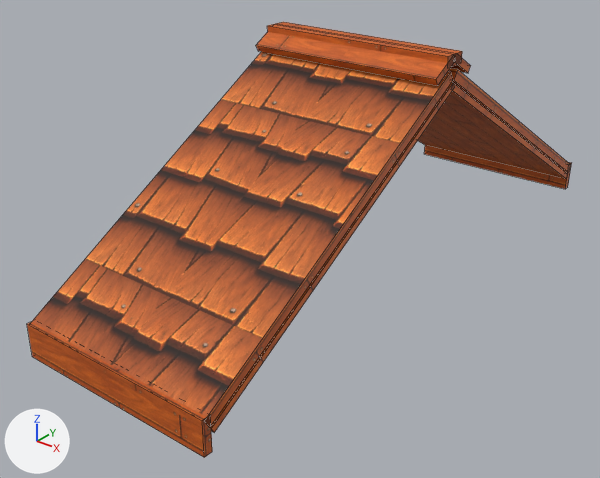
One commit to the FBX model Assets/Art/PANDANIN/ev parçaları 3/Roof3_Section_1m_NoEave.fbx: the scene before it, then after it.
The view is the same before and after, from a camera (50 mm lens) standing at (2.19, -3.17, 1.82) and looking at (-0.1, -0.31, 0.05). Arrows for +X, +Y and +Z are at lower left; the lights stay in place. The picture after the commit comes second. Mesh edges are drawn as thin lines. Where no turn or scale is listed for an object, it has been applied to the vertices. Vertices at exactly the same position are counted once.

The first picture shows 'Roof3_Section_1m_NoEave'.
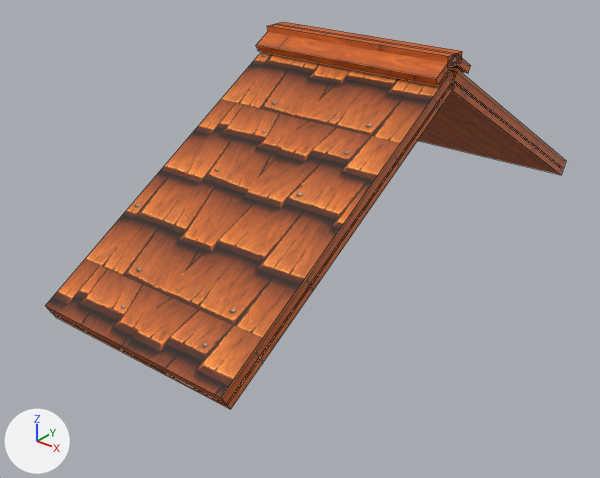
Changed parts and their boxes (x1, y1, x2, y2) in the pictures (600 x 478 px; the box of a moved part takes in the faces that stretch with it):
'Roof3_Section_1m_NoEave', reshaped (11% shorter)
    before: (27, 22, 572, 458)
    after: (45, 22, 566, 410)
part 1 of me_roof3_section_1m_noeave, deleted (brown)
    before: (27, 322, 212, 458)
part 2 of me_roof3_section_1m_noeave, deleted (brown)
    before: (424, 145, 572, 189)
part 3 of me_roof3_section_1m_noeave, moved or reshaped
    before: (32, 138, 419, 433)
    after: (45, 138, 419, 410)
part 4 of me_roof3_section_1m_noeave, moved or reshaped
    before: (418, 69, 570, 179)
    after: (418, 69, 566, 175)

The change, as a diff of the scene's bpy script:
```diff
--- a/Assets/Art/PANDANIN/ev parçaları 3/Roof3_Section_1m_NoEave.fbx.py
+++ b/Assets/Art/PANDANIN/ev parçaları 3/Roof3_Section_1m_NoEave.fbx.py
@@ me_roof3_section_1m_noeave @@
 # used by ob_roof3_section_1m_noeave; location = (0.0, 0.0, 0.0)
 # verts and faces of me_roof3_section_1m_noeave; kept vertices keep their numbers, new ones are numbered from 70
 # before: 0 (-0.5, -1.58, 0.02), 1 (0.5, -1.58, 0.02) at pixel (204, 421), 4 (-0.5, -1.55, -0.02), 5 (0.5, -1.55, -0.02) at pixel (209, 427), 8 (-0.5, -1.55, -0.03)
 # before: 9 (0.5, -1.55, -0.03) at pixel (211, 428), 12 (-0.5, -1.53, -0.05), 13 (0.5, -1.53, -0.05) at pixel (214, 432)
 # before: 24 (-0.5, 1.58, 0.02), 25 (0.5, 1.58, 0.02) at pixel (570, 164), 28 (-0.5, 1.55, -0.02), 29 (0.5, 1.55, -0.02) at pixel (568, 172), 32 (-0.5, 1.55, -0.03)
 # before: 33 (0.5, 1.55, -0.03) at pixel (567, 173), 34 (-0.5, 1.53, -0.05) at pixel (423, 144), 35 (0.5, 1.53, -0.05) at pixel (566, 178)
-me_roof3_section_1m_noeave.from_pydata(...)  # 70 vertices, 54 faces; spans x -0.5..0.5, y -1.59..1.59, z -0.13..0.99
+me_roof3_section_1m_noeave.from_pydata(...)  # 54 vertices, 42 faces; spans x -0.5..0.5, y -1.5..1.5, z -0.01..0.99
+# me_roof3_section_1m_noeave part 1: the loose piece of 8 vertices spanning x -0.5..0.5, y -1.59..-1.55, z -0.13..0.03 is deleted
+# me_roof3_section_1m_noeave part 2: the loose piece of 8 vertices spanning x -0.5..0.5, y 1.55..1.59, z -0.13..0.03 is deleted
+# me_roof3_section_1m_noeave part 3
+for i in [0, 1, 4, 5, 8, 9]: verts[i] += (0.0, 0.08, 0.05)
+verts[12] = (-0.5, -1.45, -0.01)  # moved, pixel (56, 317)
+verts[13] = (0.5, -1.45, -0.01)  # moved, pixel (230, 409)
+# me_roof3_section_1m_noeave part 4
+for i in [24, 25, 28, 29, 32, 33]: verts[i] += (0.0, -0.08, 0.05)
+verts[34] = (-0.5, 1.45, -0.01)  # moved, pixel (417, 140)
+verts[35] = (0.5, 1.45, -0.01)  # moved, pixel (561, 175)
 me_roof3_section_1m_noeave.materials.append(mat_ev_sindil)
```
